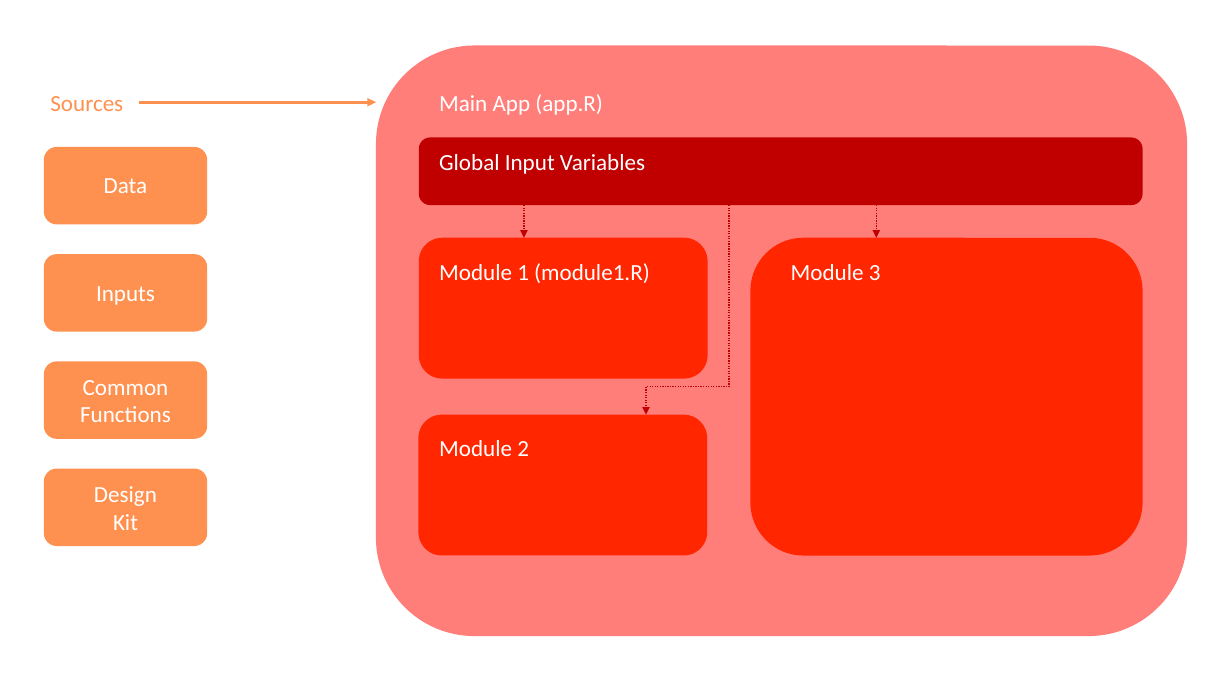
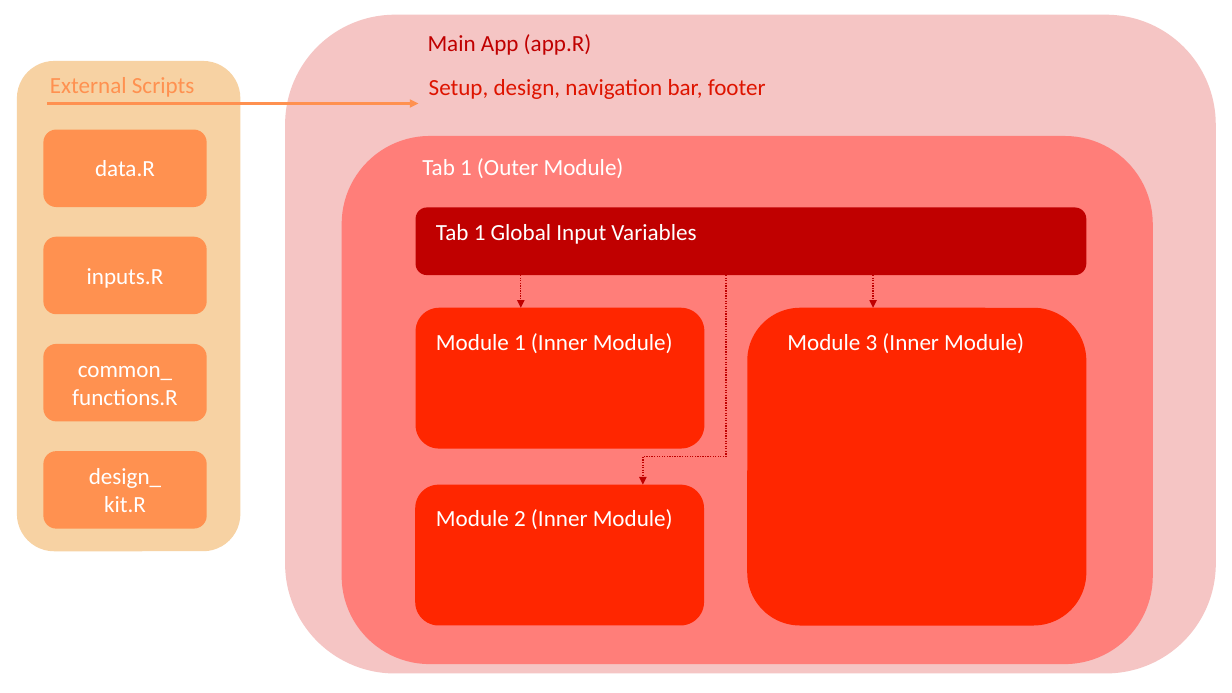
Before and after one commit to BHFDSC/cvd-covid-tre-dashboard, a slide deck: slide 1 of BHF_Dashboards/BHF_DSC_TRE_External_Dashboard/Dev/Modules Example.pptx. Drawn at 1232x693 pixels with LibreOffice and Linux fonts; fonts in the diff are those of the drawing. Boxes give left, top, right and bottom in pixels: in the first picture for what was removed or moved away, otherwise in the second. Text is boxed around its words. In the diff, an @@ line names an element or a change of style, - is before the commit and + after.

```diff
--- a/BHF_Dashboards/BHF_DSC_TRE_External_Dashboard/Dev/Modules Example.pptx
+++ b/BHF_Dashboards/BHF_DSC_TRE_External_Dashboard/Dev/Modules Example.pptx
@@ rounded rectangle added at [286, 15, 1216, 674], fill #F5C5C4 @@
@@ text "Main App (app.R)": place and size @@
-text "Main App (app.R)" at [439, 94, 603, 115]
+text "Main App (app.R)" at [428, 34, 592, 55]
@@ text "Main App (app.R)" at [428, 34, 592, 55]: text colour #FFFFFF to #C00000 @@
@@ rounded rectangle added at [17, 61, 240, 552], fill #F7D2A3 @@
@@ text at [50, 77, 194, 97]: text changed @@
-Sources
+External Scripts
@@ text added at [429, 79, 766, 99], 18 pt, text #DE1400 @@
+Setup, design, navigation bar, footer
@@ arrow moved from (139, 103) - (376, 103) to (47, 104) - (419, 104) @@
@@ rounded rectangle: place and size @@
-rounded rectangle at [43, 147, 207, 225]
+rounded rectangle at [43, 129, 207, 207]
@@ rounded rectangle: place and size @@
-rounded rectangle at [376, 45, 1188, 636]
+rounded rectangle at [342, 136, 1153, 665]
@@ text at [95, 160, 155, 176]: text changed @@
-Data
+data.R
@@ text added at [422, 158, 624, 178], 18 pt, text #FFFFFF @@
+Tab 1 (Outer Module)
@@ rounded rectangle: place and size @@
-rounded rectangle at [419, 138, 1142, 205]
+rounded rectangle at [416, 208, 1087, 275]
@@ rounded rectangle: place and size @@
-rounded rectangle at [43, 254, 207, 332]
+rounded rectangle at [43, 237, 207, 314]
@@ text at [436, 224, 696, 244]: text changed @@
-Global Input Variables
+Tab 1 Global Input Variables
@@ text at [87, 268, 164, 288]: text changed @@
-Inputs
+inputs.R
@@ rounded rectangle: place and size @@
-rounded rectangle at [750, 238, 1142, 555]
+rounded rectangle at [748, 308, 1087, 626]
@@ rounded rectangle: place and size @@
-rounded rectangle at [43, 361, 207, 439]
+rounded rectangle at [43, 344, 207, 421]
@@ text at [436, 333, 673, 353]: text changed @@
-Module 1 (module1.R)
+Module 1 (Inner Module)
@@ text at [787, 333, 1024, 353]: text changed @@
-Module 3
+Module 3 (Inner Module)
@@ text at [72, 366, 178, 405]: text changed @@
-Common
-Functions
+common_
+functions.R
@@ rounded rectangle: place and size @@
-rounded rectangle at [43, 469, 207, 546]
+rounded rectangle at [43, 451, 207, 529]
@@ text at [89, 468, 161, 512]: text changed @@
-Design
-Kit
+design_
+kit.R
@@ 2 rounded rectangles, 2 arrows, 1 elbow arrow: place and size @@
-2 rounded rectangles, 2 arrows, 1 elbow arrow at [419, 205, 876, 555]
+2 rounded rectangles, 2 arrows, 1 elbow arrow at [415, 275, 873, 626]
@@ text at [436, 509, 673, 529]: text changed @@
-Module 2
+Module 2 (Inner Module)
```
Also in this commit, not shown: 4 other slides changed, 1 slide added, 49 other files.
